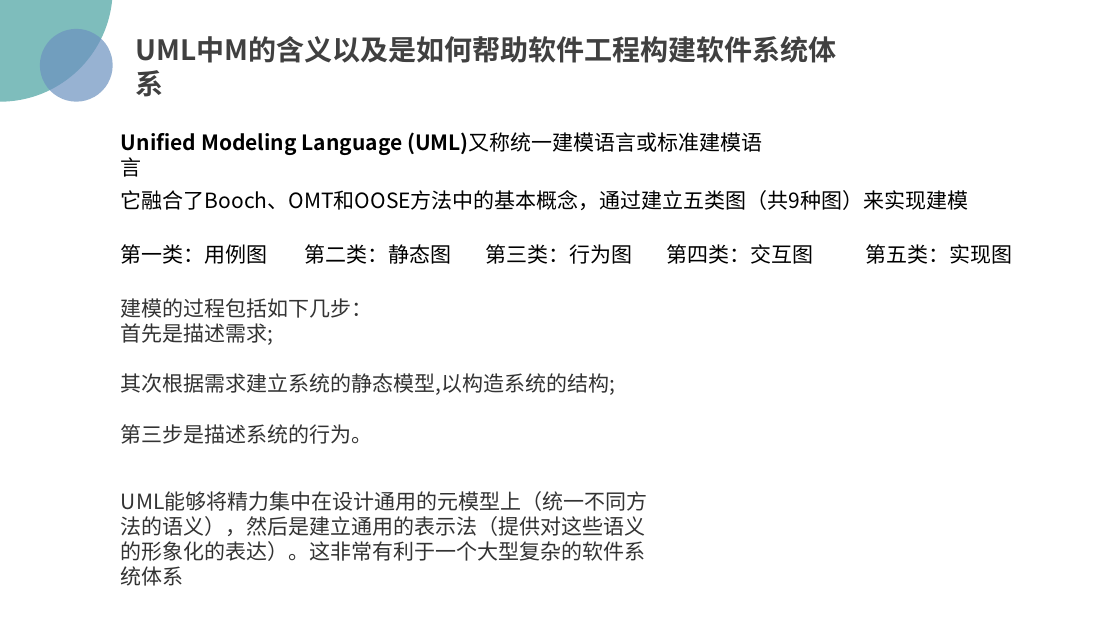
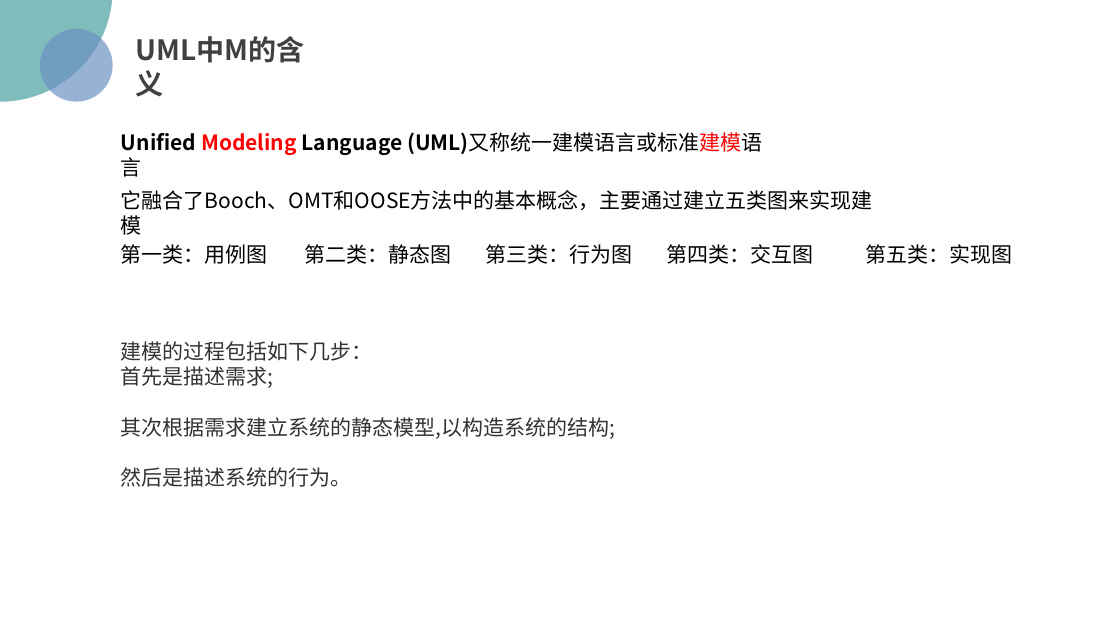
Before and after one commit to PRD2018/PRD2018-G15, a slide deck: slide 25 of 受控文档/02-其他任务/[PRD-15]UML概述.pptx. Drawn at 1120x630 pixels with LibreOffice and Linux fonts; fonts in the diff are those of the drawing; background and template pictures are left out. Boxes give left, top, right and bottom in pixels: in the first picture for what was removed or moved away, otherwise in the second. Text is boxed around its words. In the diff, an @@ line names an element or a change of style, - is before the commit and + after.

```diff
--- a/受控文档/02-其他任务/[PRD-15]UML概述.pptx
+++ b/受控文档/02-其他任务/[PRD-15]UML概述.pptx
@@ text at (x1=128, y1=29, x2=316, y2=71): text changed @@
-UML中M的含义以及是如何帮助软件工程构建软件系统体系
+UML中M的含义
@@ text "Unified Modeling Language (UML)又称统一建模语言或标准建模语言" at (x1=121, y1=132, x2=763, y2=155): text colour #000000 to #FF0000 in "Modeling (UML)又称统一建模语言或标准建模语言" @@
@@ text at (x1=121, y1=190, x2=873, y2=210): text changed @@
-它融合了Booch、OMT和OOSE方法中的基本概念，通过建立五类图（共9种图）来实现建模
+它融合了Booch、OMT和OOSE方法中的基本概念，主要通过建立五类图来实现建模
@@ text "建模的过程包括如下几步：" moved from (x1=121, y1=298, x2=616, y2=444) to (x1=121, y1=341, x2=616, y2=487) @@
@@ text at (x1=121, y1=467, x2=352, y2=487): text changed @@
-第三步是描述系统的行为。
+然后是描述系统的行为。
@@ text removed at (x1=121, y1=491, x2=648, y2=586) @@
-UML能够将精力集中在设计通用的元模型上（统一不同方法的语义），然后是建立通用的表示法（提供对这些语义的形象化的表达）。这非常有利于一个大型复杂的软件系统体系
```
Also in this commit, not shown: 20 other slides changed, 1 slide added, 1 slide removed, 2 other files.
